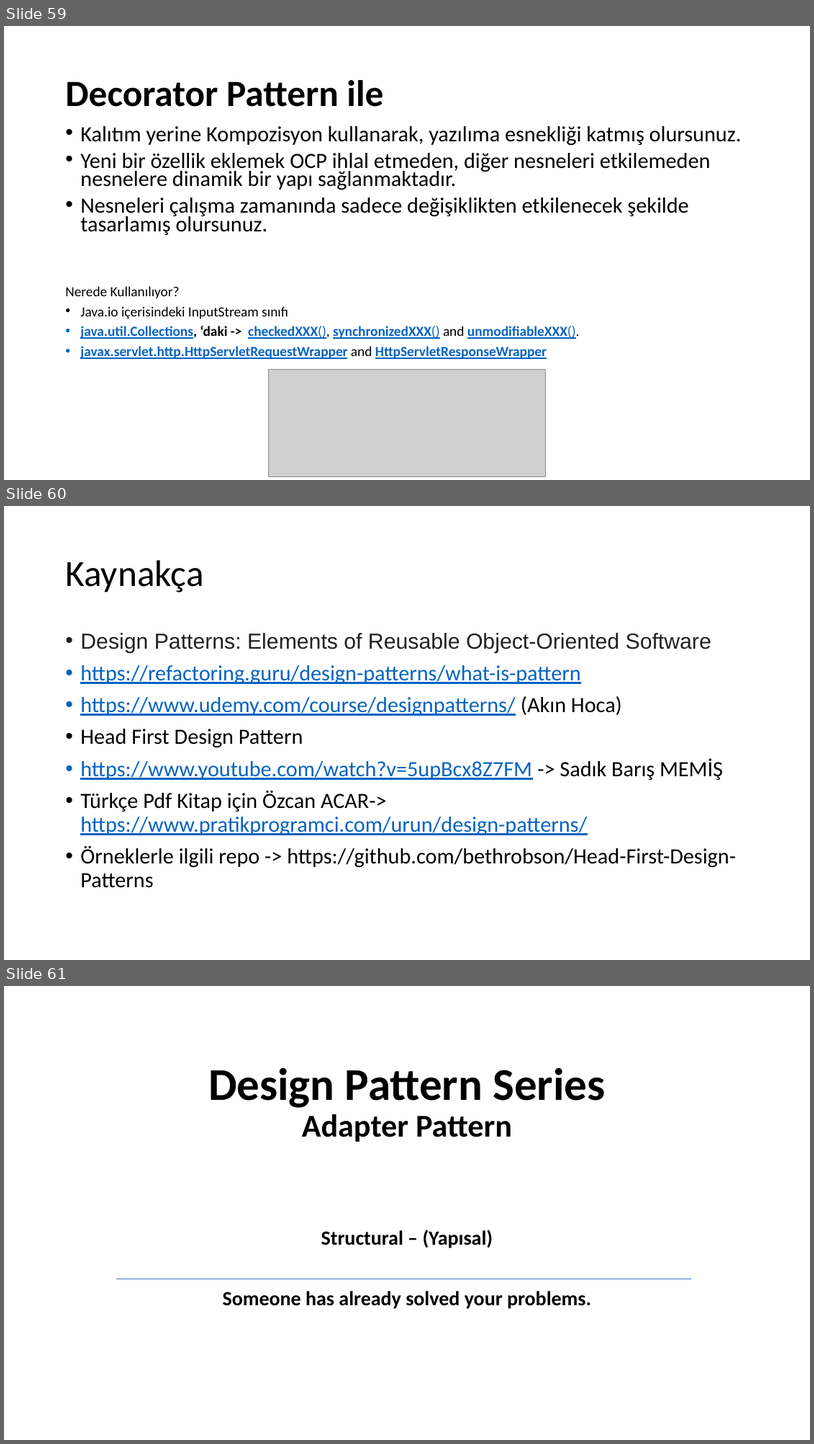
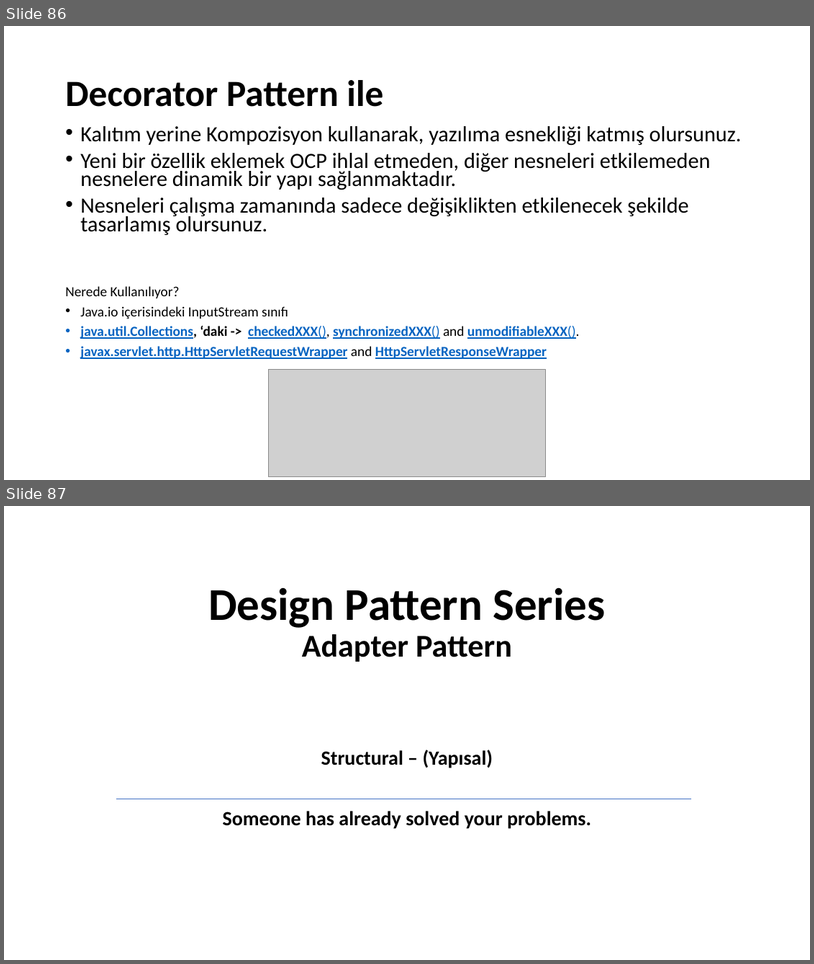
Before and after one commit to umiitkose/DesignPattern-Umiitkose, a slide deck: Tasarımdesenleri.pptx. Shown one above the other, each under a label of ours: slides 59, 60 and 61 before the commit, slides 86 and 87 after it. The pictures are 814x1444 and 814x964 pixels, drawn with LibreOffice and Linux fonts; fonts in the diff are those of the drawing; grey boxes stand for pictures. Boxes give left, top, right and bottom in pixels: in the first picture for what was removed or moved away, otherwise in the second. Text is boxed around its words. In the diff, an @@ line names an element or a change of style, - is before the commit and + after.

```diff
--- a/Tasarımdesenleri.pptx
+++ b/Tasarımdesenleri.pptx
@@ slide 60 removed at (4,506,810,960), background #FFFFFF @@
@@ title removed at (65,560,203,592) @@
-Kaynakça
@@ text removed at (80,633,736,888) @@
-• Design Patterns: Elements of Reusable Object-Oriented Software
-• https://refactoring.guru/design-patterns/what-is-pattern
-• https://www.udemy.com/course/designpatterns/ (Akın Hoca)
-• Head First Design Pattern
-• https://www.youtube.com/watch?v=5upBcx8Z7FM -> Sadık Barış MEMİŞ
-• Türkçe Pdf Kitap için Özcan ACAR-> https://www.pratikprogramci.com/urun/design-patterns/
-• Örneklerle ilgili repo -> https://github.com/bethrobson/Head-First-Design-Patterns
@@ what was slide 59 is now slide 86 @@
@@ what was slide 61 is now slide 87 @@
```
Also in this commit, not shown: 6 slides changed, 28 slides added, 1 other slide removed.
